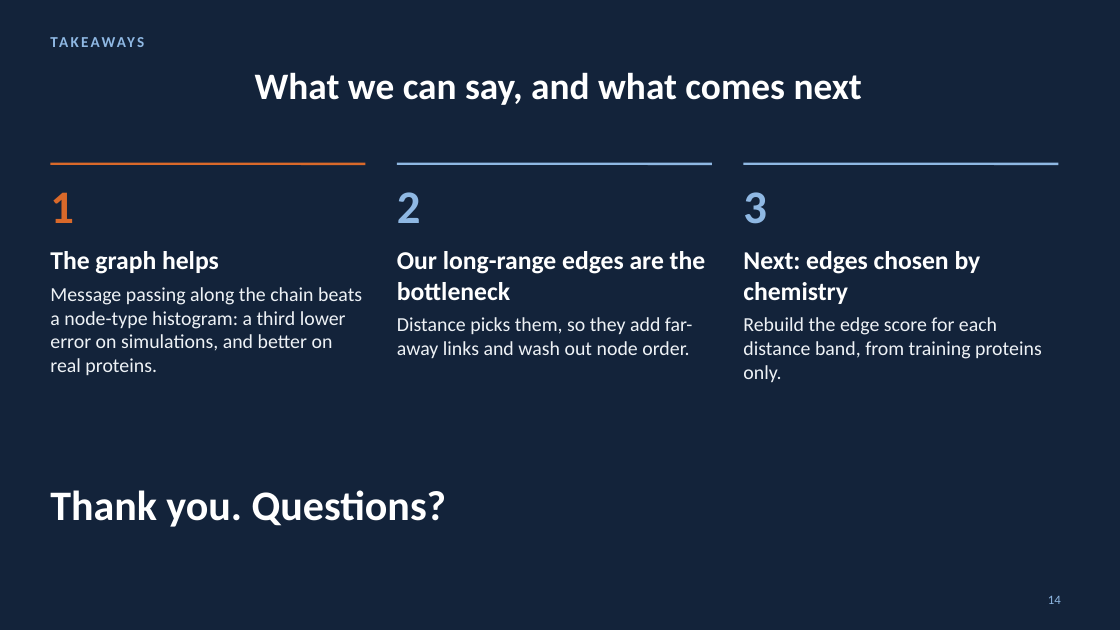
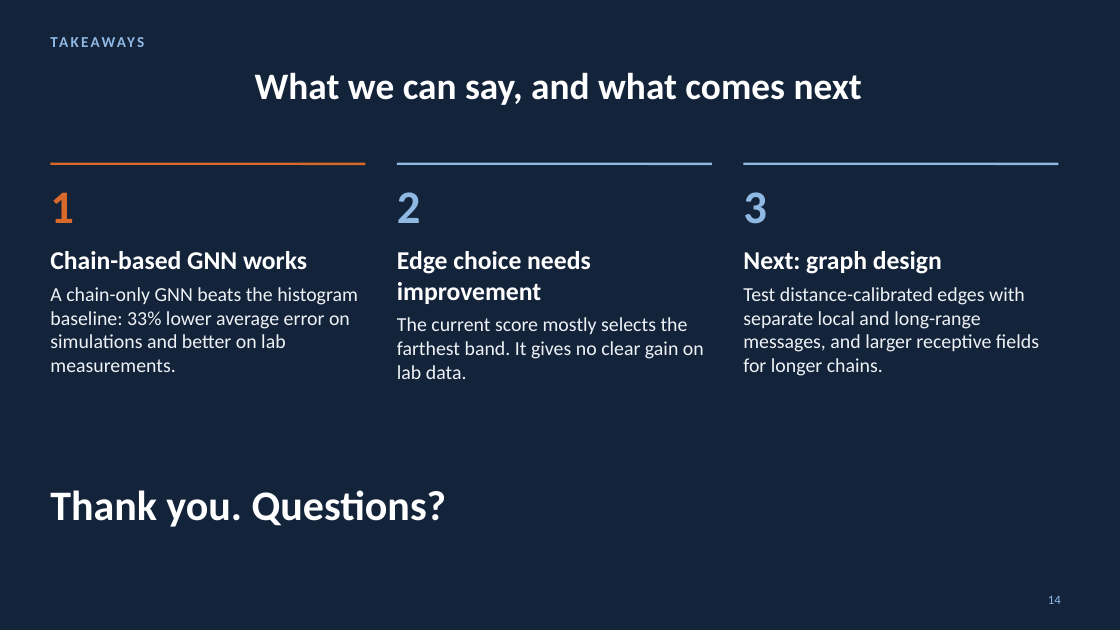
Before and after one commit to Andychung1229/claudev2, a slide deck: slide 14 of comp5222-presentation/ContactGAT_talk.pptx. Drawn at 1120x630 pixels with LibreOffice and Linux fonts; fonts in the diff are those of the drawing. Boxes give left, top, right and bottom in pixels: in the first picture for what was removed or moved away, otherwise in the second. Text is boxed around its words. In the diff, an @@ line names an element or a change of style, - is before the commit and + after.

Commit message:
Polish graph presentation and add future research directions

```diff
--- a/comp5222-presentation/ContactGAT_talk.pptx
+++ b/comp5222-presentation/ContactGAT_talk.pptx
@@ text at (50, 251, 358, 372): text changed @@
-The graph helps
-Message passing along the chain beats a node-type histogram: a third lower error on simulations, and better on real proteins.
+Chain-based GNN works
+A chain-only GNN beats the histogram baseline: 33% lower average error on simulations and better on lab measurements.
@@ text at (397, 251, 704, 379): text changed @@
-Our long-range edges are the bottleneck
-Distance picks them, so they add far-away links and wash out node order.
+Edge choice needs improvement
+The current score mostly selects the farthest band. It gives no clear gain on lab data.
@@ text at (743, 251, 1039, 376): text changed @@
-Next: edges chosen by chemistry
-Rebuild the edge score for each distance band, from training proteins only.
+Next: graph design
+Test distance-calibrated edges with separate local and long-range messages, and larger receptive fields for longer chains.
```
Also in this commit, not shown: 6 other slides changed, 2 other files.
